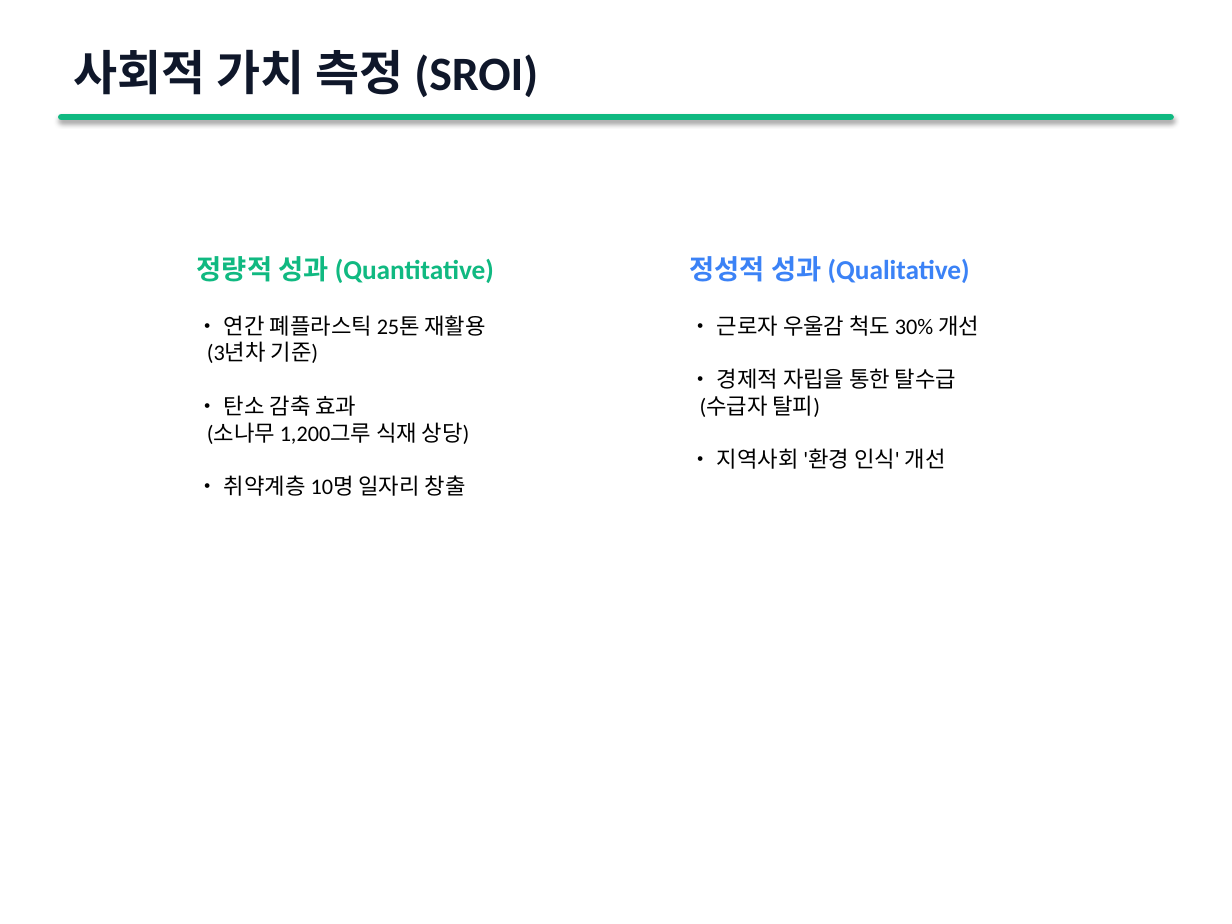
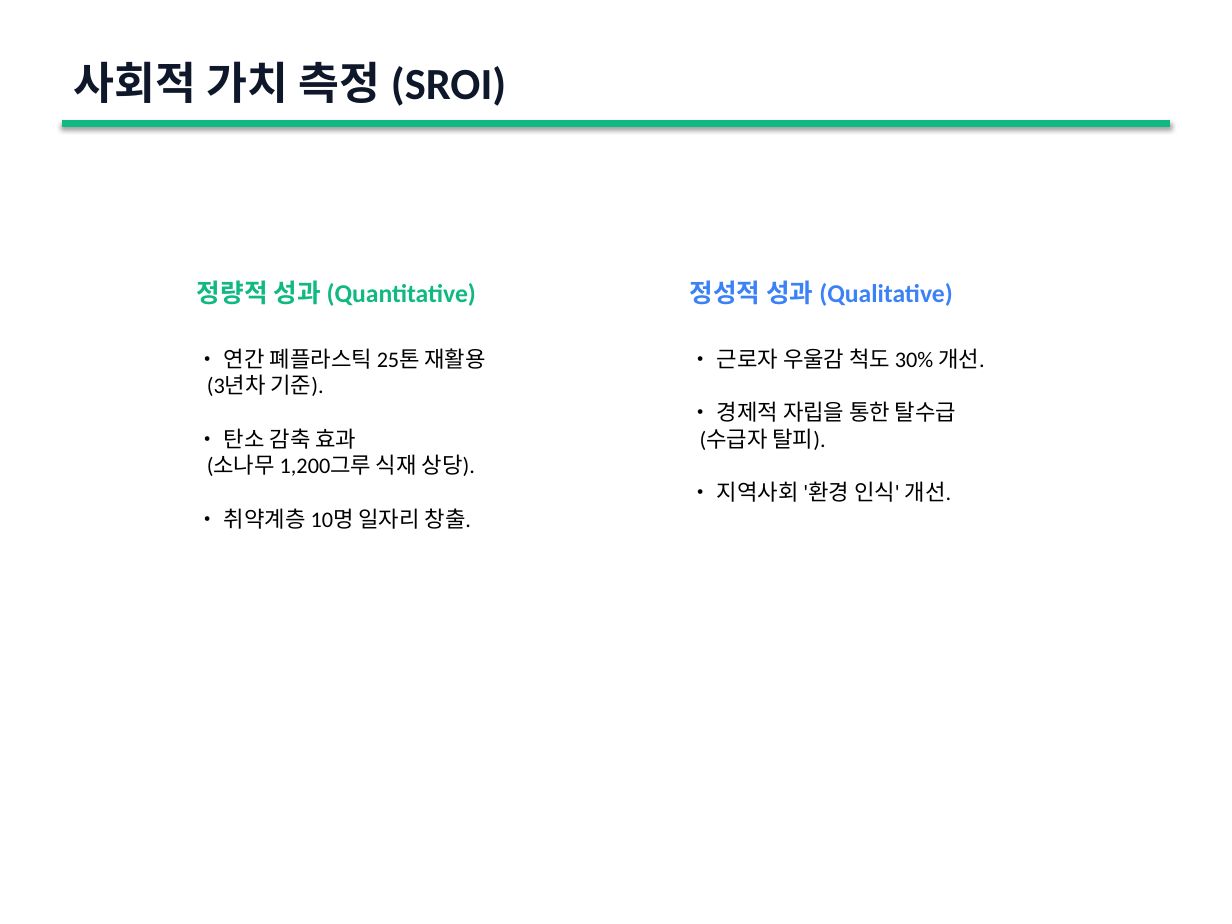
Before and after one commit to ROYSOE/claude-quickstarts, a slide deck: slide 16 of ReSpring_Business_Plan.pptx. Drawn at 1232x924 pixels with LibreOffice and Linux fonts; fonts in the diff are those of the drawing. Boxes give left, top, right and bottom in pixels: in the first picture for what was removed or moved away, otherwise in the second. Text is boxed around its words. In the diff, an @@ line names an element or a change of style, - is before the commit and + after.

```diff
--- a/ReSpring_Business_Plan.pptx
+++ b/ReSpring_Business_Plan.pptx
@@ text "사회적 가치 측정 (SROI)": place and size @@
-text "사회적 가치 측정 (SROI)" at (74,49,538,97)
+text "사회적 가치 측정 (SROI)" at (74,61,506,106)
@@ text "사회적 가치 측정 (SROI)" at (74,61,506,106): size 28 to 26 pt @@
@@ rectangle removed at (62,117,1170,117) @@
@@ line added from (62, 123) to (1170, 123), #10B981 4 pt @@
@@ text "정량적 성과 (Quantitative)": place and size @@
-text "정량적 성과 (Quantitative)" at (197,256,494,496)
+text "정량적 성과 (Quantitative)" at (197,280,486,529)
@@ text at (197,280,476,306): size 16 to 15 pt in "정량적 성과 (Quantitative)" @@
@@ text "정성적 성과 (Qualitative)": place and size @@
-text "정성적 성과 (Qualitative)" at (690,256,979,469)
+text "정성적 성과 (Qualitative)" at (690,280,984,502)
@@ text at (690,280,952,306): size 16 to 15 pt in "정성적 성과 (Qualitative)" @@
@@ text at (207,348,486,529): text changed @@
-• 연간 폐플라스틱 25톤 재활용
-(3년차 기준)
-• 탄소 감축 효과
-(소나무 1,200그루 식재 상당)
-• 취약계층 10명 일자리 창출
+• 연간 폐플라스틱 25톤 재활용
+(3년차 기준).
+• 탄소 감축 효과
+(소나무 1,200그루 식재 상당).
+• 취약계층 10명 일자리 창출.
@@ text at (700,348,984,502): text changed @@
-• 근로자 우울감 척도 30% 개선
-• 경제적 자립을 통한 탈수급
-(수급자 탈피)
-• 지역사회 '환경 인식' 개선
+• 근로자 우울감 척도 30% 개선.
+• 경제적 자립을 통한 탈수급
+(수급자 탈피).
+• 지역사회 '환경 인식' 개선.
```
Also in this commit, not shown: 16 other slides changed, 1 other file.
